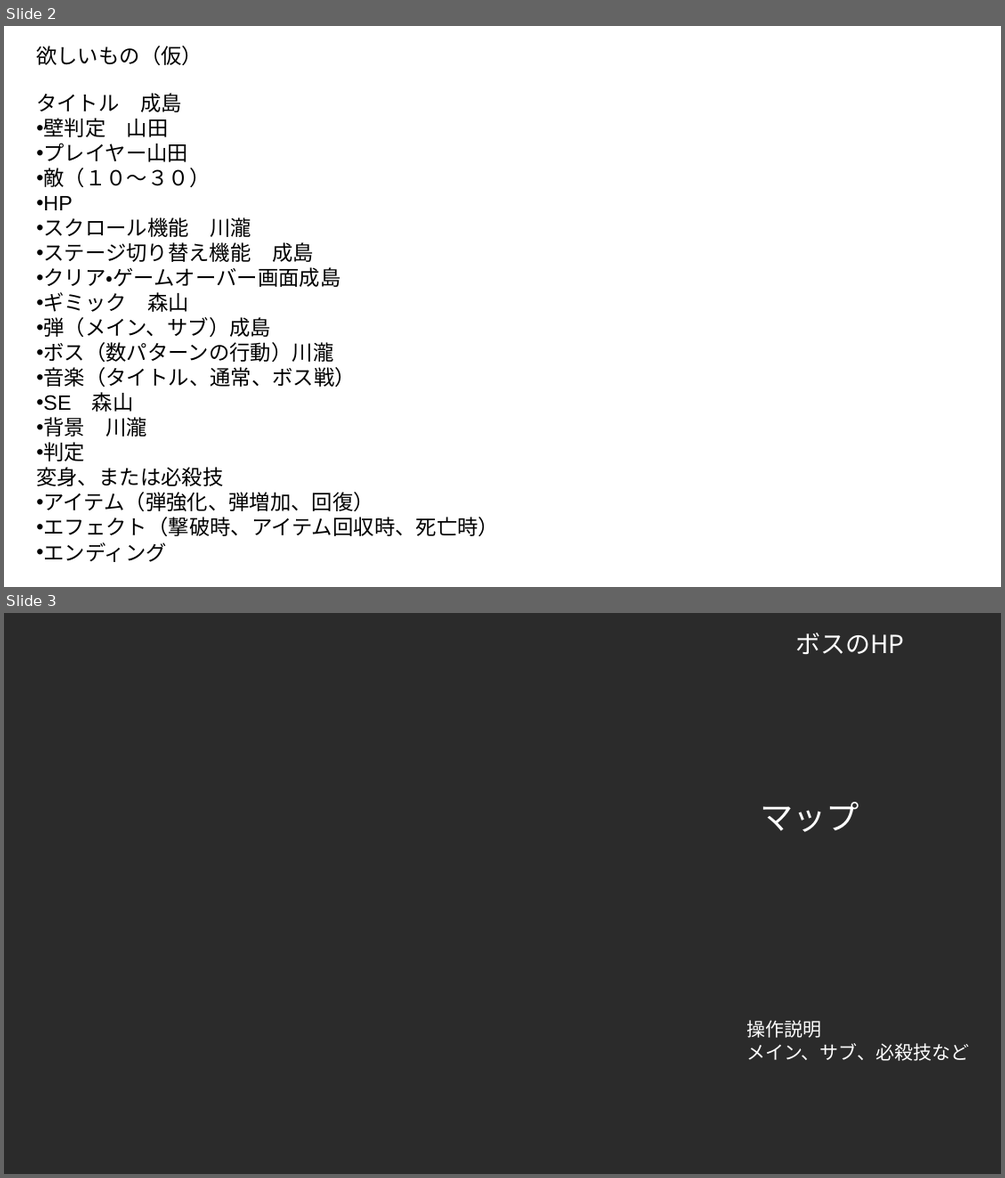
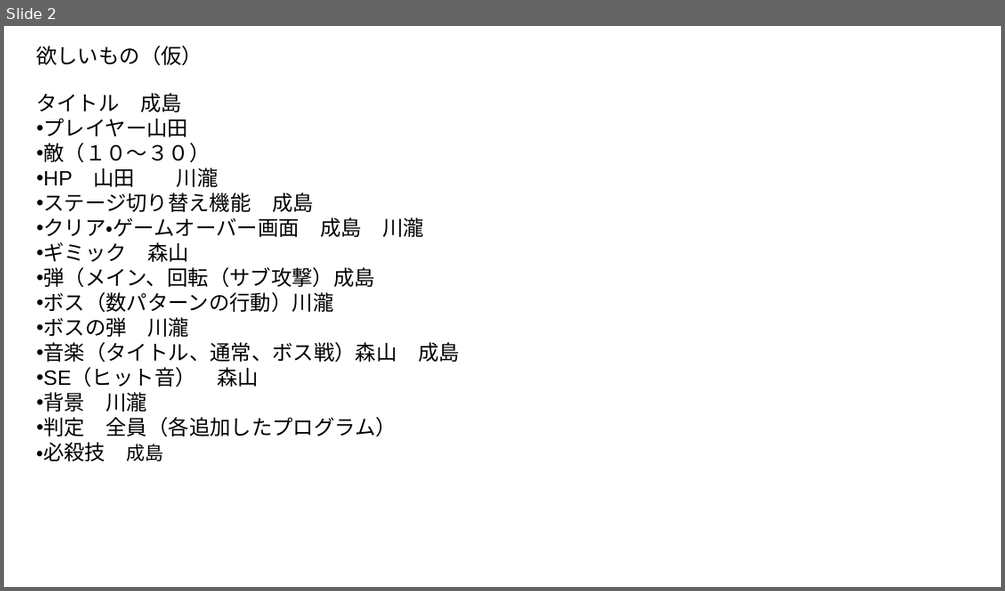
Before and after one commit to Tsubaki-mk5/potetomann, a slide deck: 企画.pptx. Shown one above the other, each under a label of ours: slides 2 and 3 before the commit, slide 2 after it. The pictures are 1005x1178 and 1005x591 pixels, drawn with LibreOffice and Linux fonts; fonts in the diff are those of the drawing; background and template pictures are left out; a plain dark background stands for a picture behind light text. Boxes give left, top, right and bottom in pixels: in the first picture for what was removed or moved away, otherwise in the second. Text is boxed around its words. In the diff, an @@ line names an element or a change of style, - is before the commit and + after.

```diff
--- a/企画.pptx
+++ b/企画.pptx
@@ slide 3 removed at (4,613,1001,1174), background picture (left out) @@
@@ text removed at (795,633,904,654) @@
-ボスのHP
@@ text removed at (760,802,859,832) @@
-マップ
@@ text removed at (746,1020,969,1061) @@
-操作説明
-メイン、サブ、必殺技など
@@ slide 2 changed as well @@
@@ text at (43,118,169,137): paragraph removed @@
-• 壁判定 山田
@@ text at (36,168,218,187): text changed @@
-• HP
-• スクロール機能 川瀧
+• HP 山田 川瀧
@@ text at (43,217,424,237): text changed @@
-• クリア・ゲームオーバー画面成島
+• クリア・ゲームオーバー画面 成島 川瀧
@@ text at (43,267,375,287): text changed @@
-• 弾（メイン、サブ）成島
+• 弾（メイン、回転（サブ攻撃）成島
@@ text at (36,317,460,386): text changed @@
-• 音楽（タイトル、通常、ボス戦）
-• SE 森山
+• ボスの弾 川瀧
+• 音楽（タイトル、通常、ボス戦）森山 成島
+• SE（ヒット音） 森山
@@ text at (36,417,397,461): text changed @@
-• 判定
-  変身、または必殺技
-• アイテム（弾強化、弾増加、回復）
-• エフェクト（撃破時、アイテム回収時、死亡時）
-• エンディング
+• 判定 全員（各追加したプログラム）
+・必殺技 成島
```
Also in this commit, not shown: 1 other slide changed.
